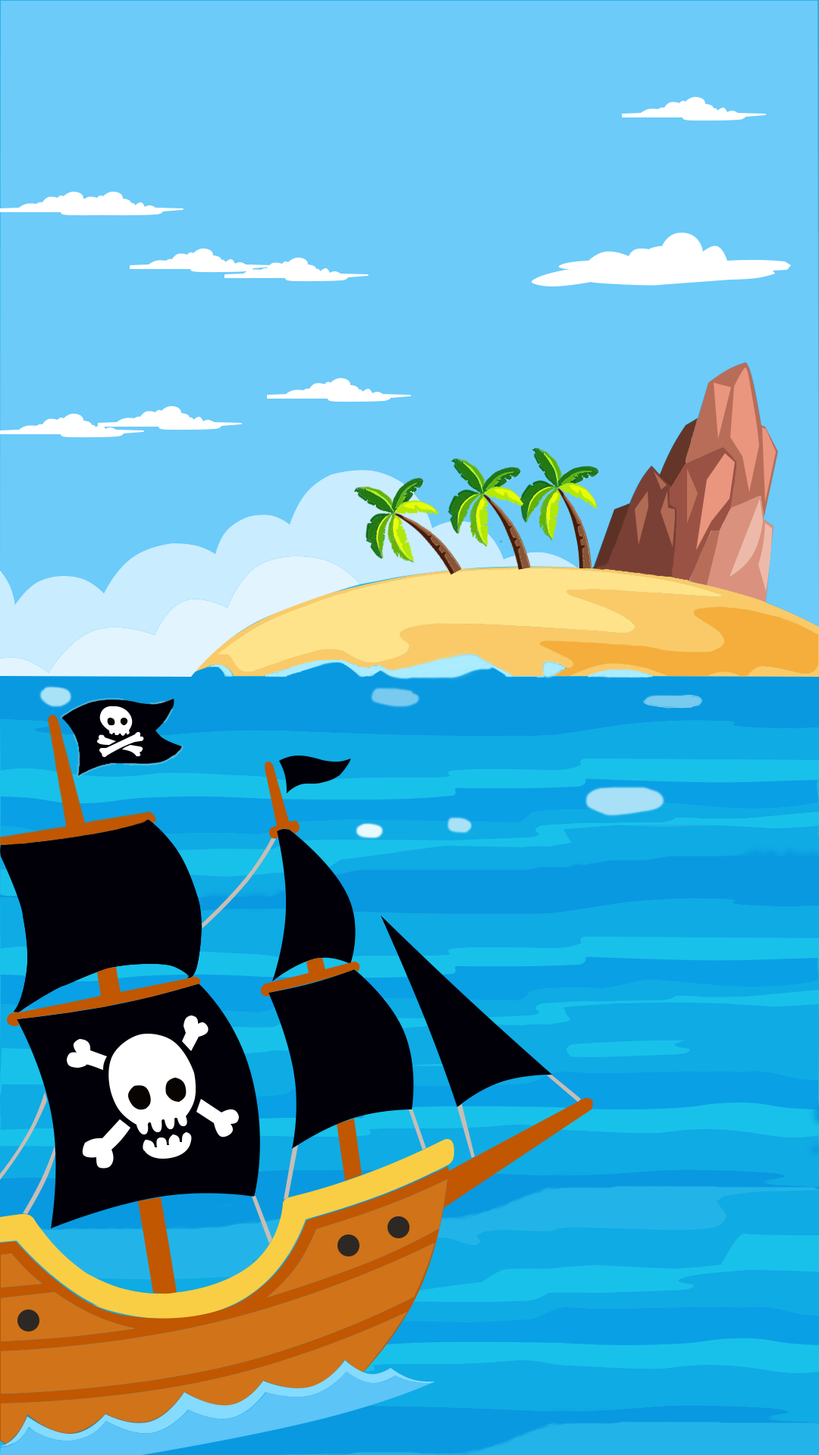
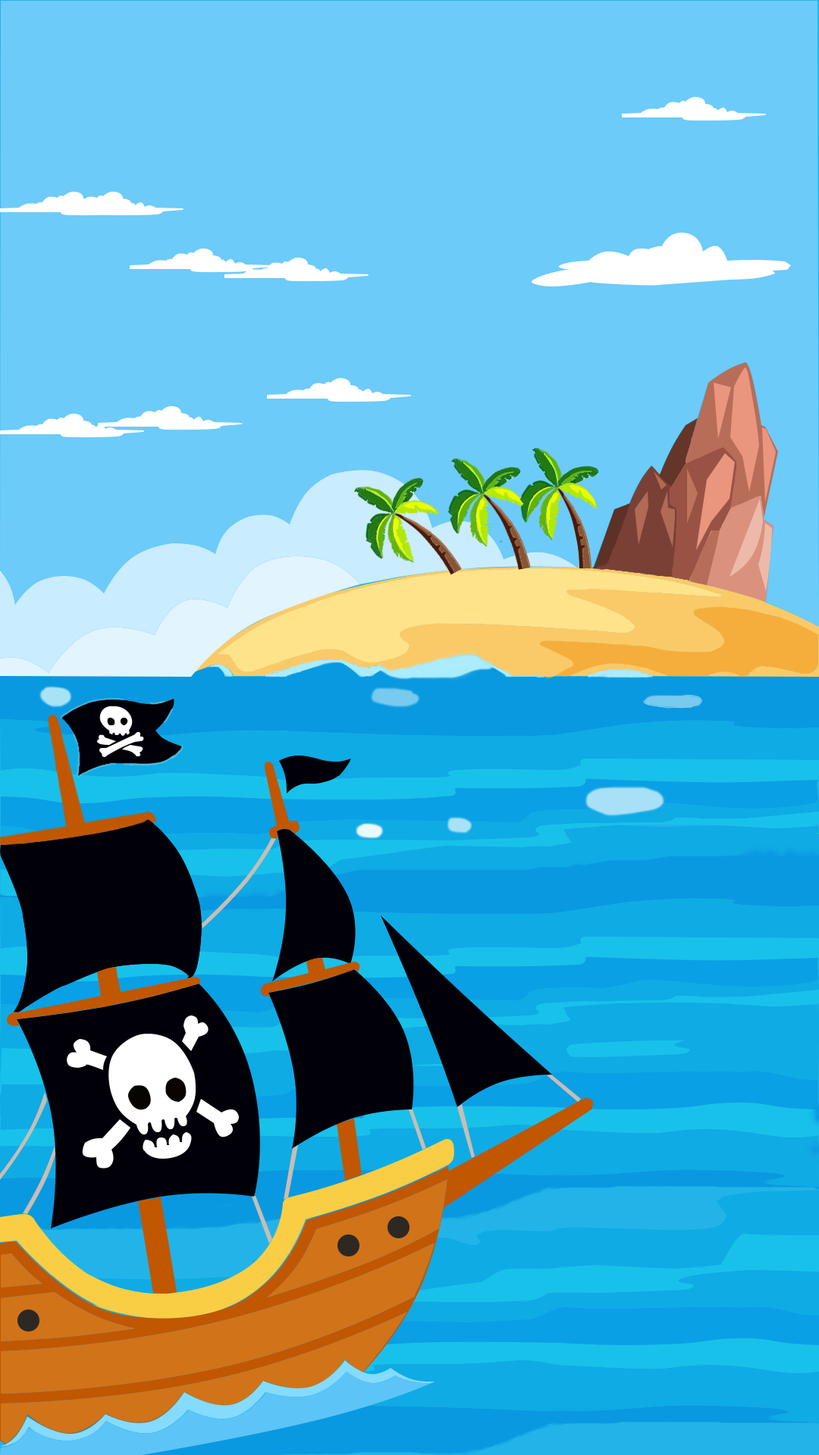
Layers edited between the first and the second 819x1455 image:
painted on "island" over [540, 659, 569, 678]
